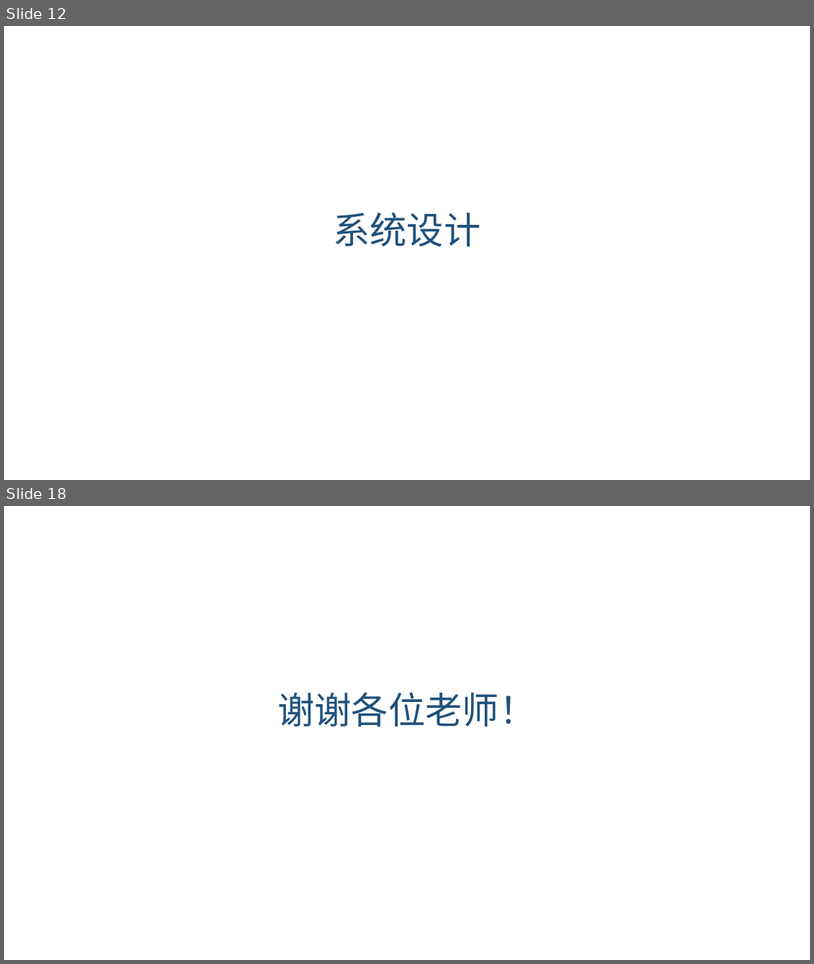
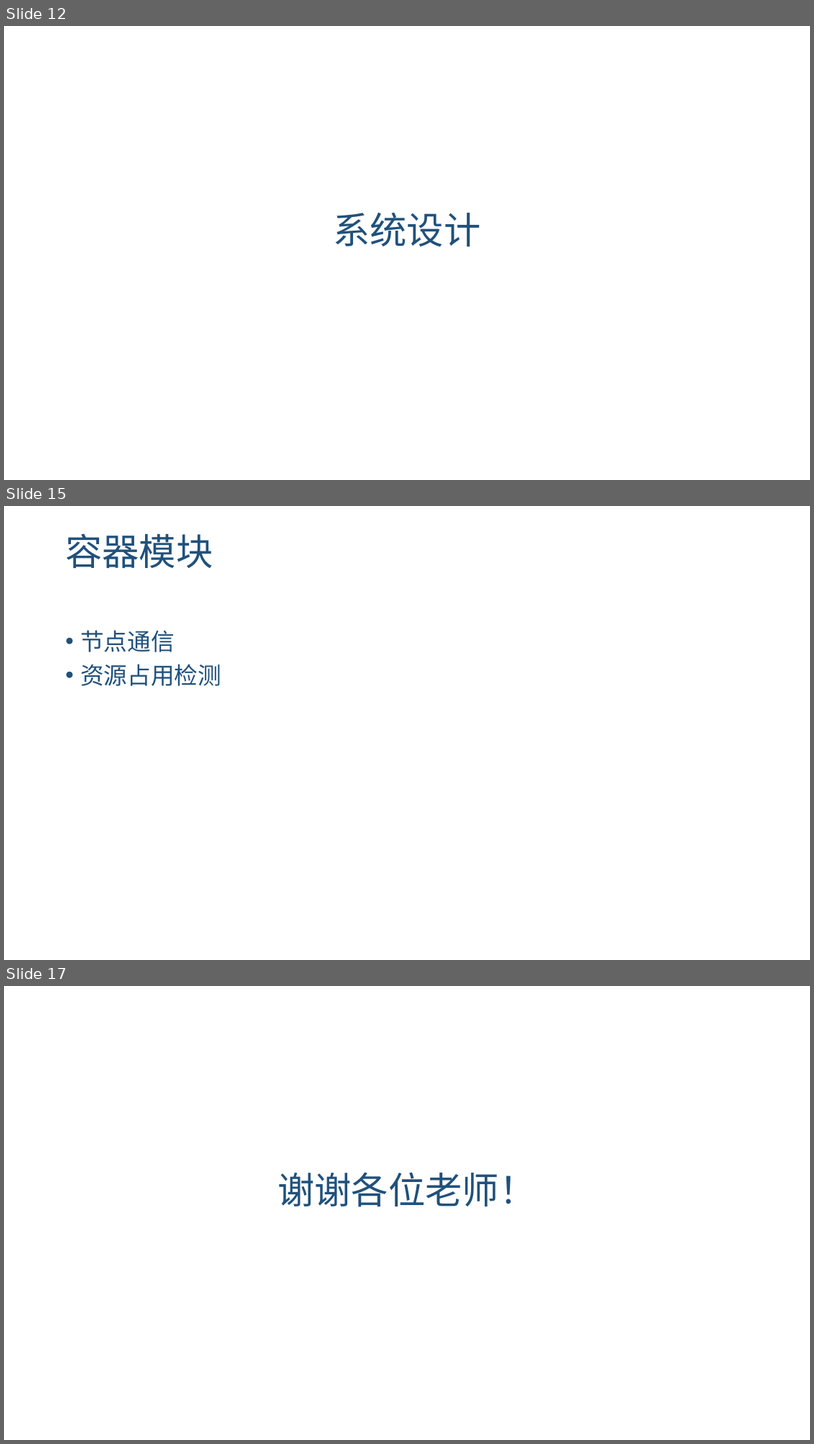
Before and after one commit to kangyifei/intel-minicloud, a slide deck: doc/演示PPT-v1.pptx. Shown one above the other, each under a label of ours: slides 12 and 18 before the commit, slides 12, 15 and 17 after it; the slides between them are not shown. The pictures are 814x964 and 814x1444 pixels, drawn with LibreOffice and Linux fonts; fonts in the diff are those of the drawing; background and template pictures are left out. Boxes give left, top, right and bottom in pixels: in the first picture for what was removed or moved away, otherwise in the second. Text is boxed around its words. In the diff, an @@ line names an element or a change of style, - is before the commit and + after.

```diff
--- a/doc/演示PPT-v1.pptx
+++ b/doc/演示PPT-v1.pptx
@@ slide 15 added at (4,506,810,960), background picture (left out) @@
@@ title added at (65,533,213,568), 44 pt, text #20517C @@
+容器模块
@@ text added at (80,630,221,686), 28 pt, text #20517C @@
+• 节点通信
+• 资源占用检测
@@ what was slide 18 is now slide 17 @@
```
Also in this commit, not shown: 4 slides changed, 5 other slides added, 7 slides removed.
